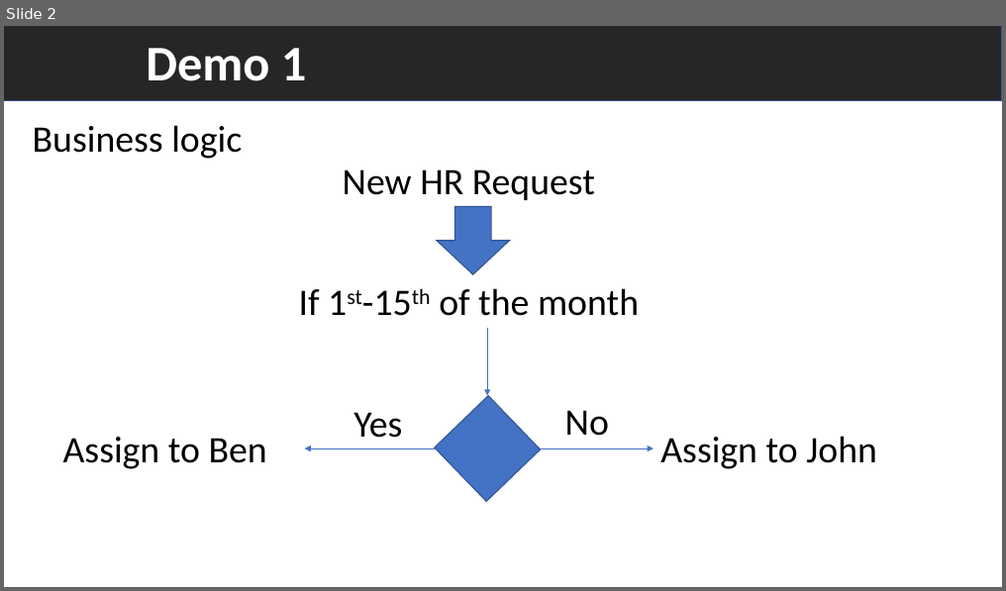
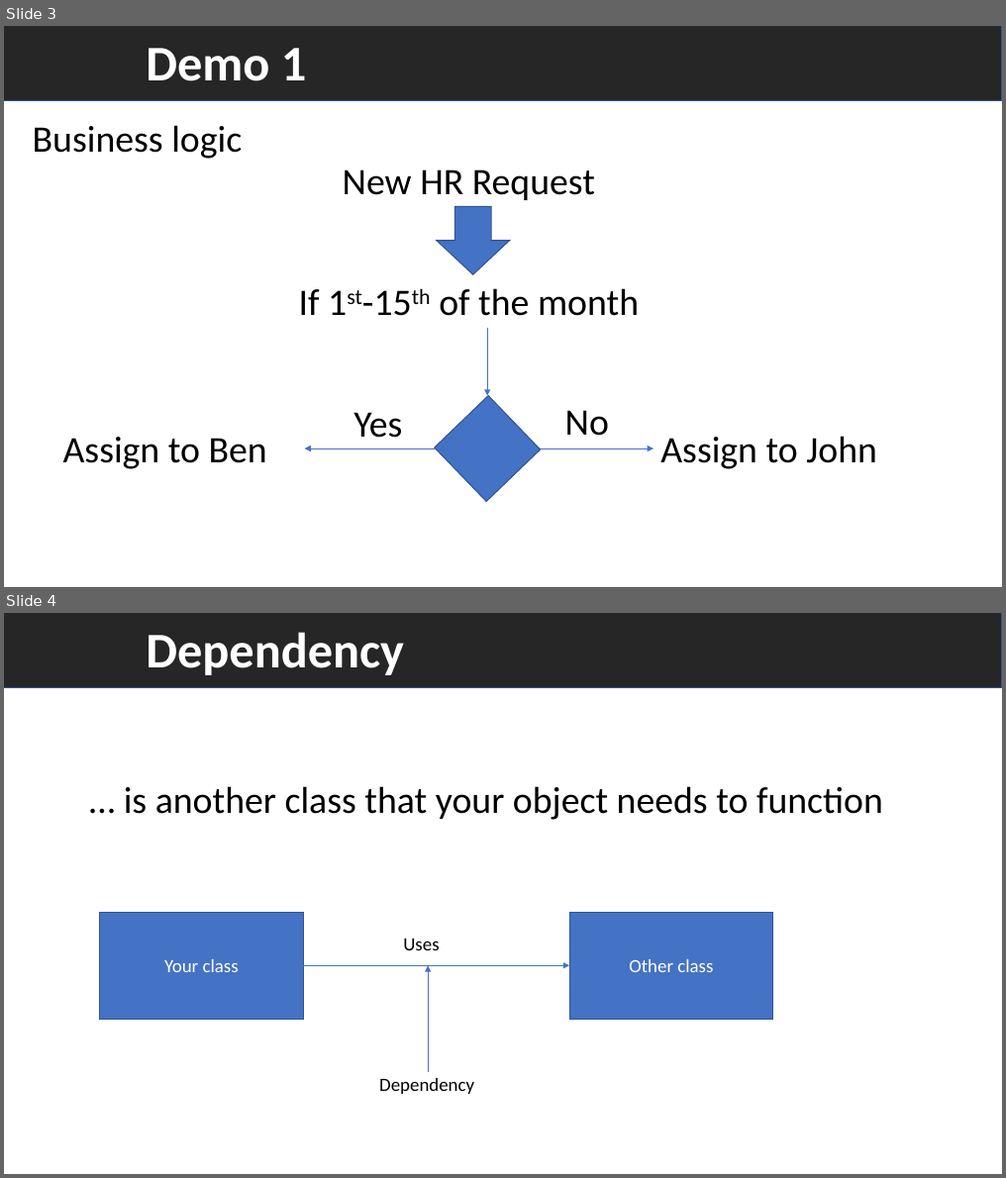
Before and after one commit to VelinGeorgiev/Introduction-Dependency-Injection-ASP.NET-Core, a slide deck: Dependency_Injection.pptx. Shown one above the other, each under a label of ours: slide 2 before the commit, slides 3 and 4 after it. The pictures are 1006x591 and 1006x1178 pixels, drawn with LibreOffice and Linux fonts; fonts in the diff are those of the drawing. Boxes give left, top, right and bottom in pixels: in the first picture for what was removed or moved away, otherwise in the second. Text is boxed around its words. In the diff, an @@ line names an element or a change of style, - is before the commit and + after.

```diff
--- a/Dependency_Injection.pptx
+++ b/Dependency_Injection.pptx
@@ slide 4 added at bbox=[4, 613, 1002, 1174], background #FFFFFF @@
@@ rectangle added at bbox=[4, 613, 1002, 688], fill #262626, outline #325491 1 pt @@
@@ text added at bbox=[146, 632, 404, 675], 48 pt, text #FFFFFF, bold @@
+Dependency
@@ text added at bbox=[124, 786, 883, 820], 36 pt, text #000000 @@
+… is another class that your object needs to function
@@ rectangle added at bbox=[100, 912, 303, 1020], fill #4472C4, outline #325491 1 pt, 18 pt, text #FFFFFF @@
+Your class
@@ text added at bbox=[403, 939, 439, 951], 18 pt, text #000000 @@
+Uses
@@ rectangle added at bbox=[569, 912, 773, 1020], fill #4472C4, outline #325491 1 pt, 18 pt, text #FFFFFF @@
+Other class
@@ arrow added from (303, 965) to (569, 965), #4472C4 0.5 pt @@
@@ arrow added from (428, 1072) to (428, 965), #4472C4 0.5 pt @@
@@ text added at bbox=[379, 1078, 474, 1094], 18 pt, text #000000 @@
+Dependency
@@ what was slide 2 is now slide 3 @@
```
Also in this commit, not shown: 3 slides changed, 11 other slides added.
